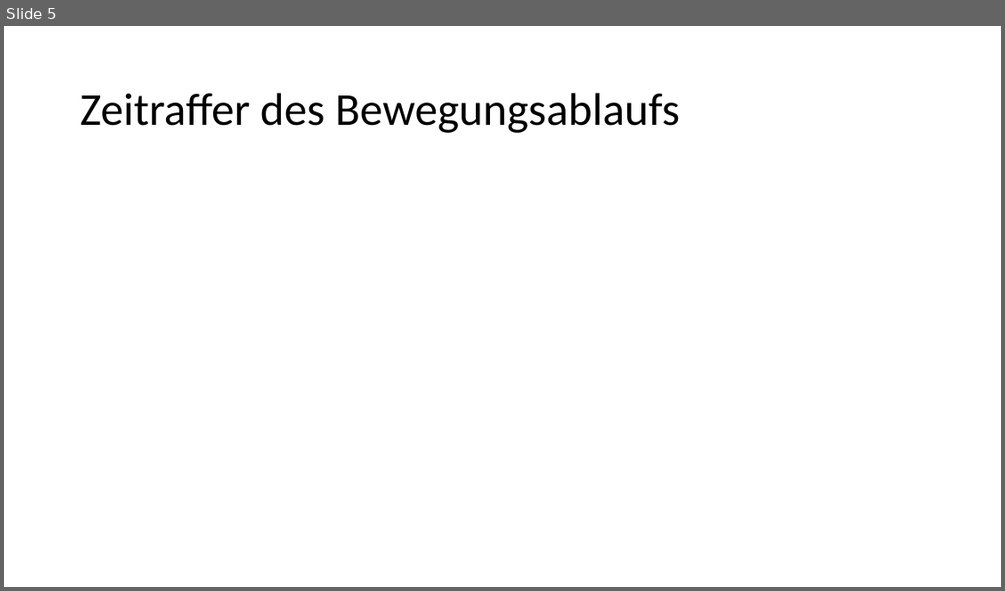
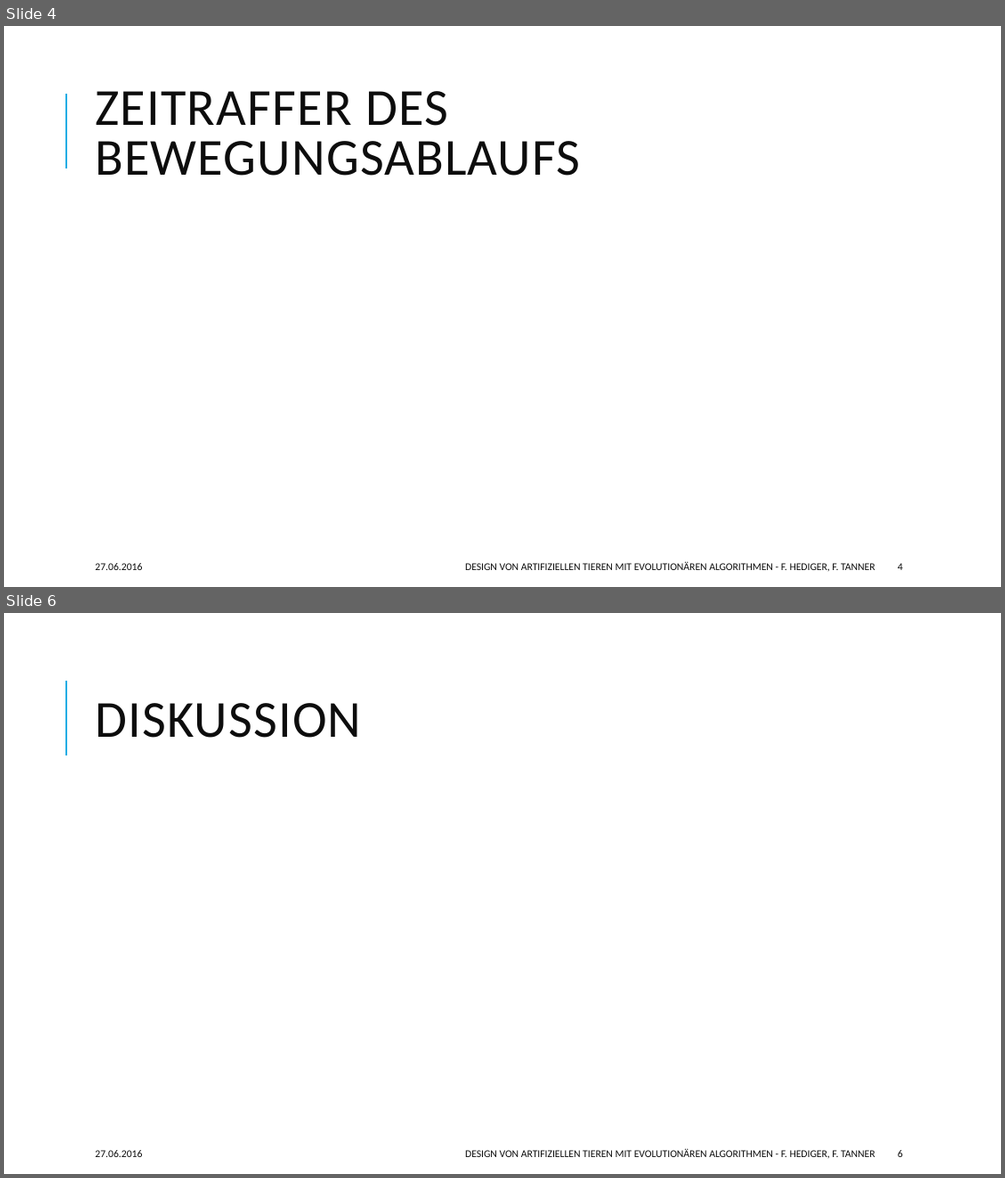
Before and after one commit to hedigerf/evolut, a slide deck: evolutdoc/presentation.pptx. Shown one above the other, each under a label of ours: slide 5 before the commit, slides 4 and 6 after it; the slides between them are not shown. The pictures are 1005x591 and 1005x1178 pixels, drawn with LibreOffice and Linux fonts; fonts in the diff are those of the drawing. Boxes give left, top, right and bottom in pixels: in the first picture for what was removed or moved away, otherwise in the second. Text is boxed around its words. In the diff, an @@ line names an element or a change of style, - is before the commit and + after.

```diff
--- a/evolutdoc/presentation.pptx
+++ b/evolutdoc/presentation.pptx
@@ slide 6 added at [4,613,1001,1174], background #FFFFFF; not listed: 1 template element that a slide beside it also shows @@
@@ title added at [95,703,361,738], 50 pt, text #0D0D0D @@
+DISKUSSION
@@ text added at [95,1150,142,1157], 10 pt, text #0D0D0D @@
+27.06.2016
@@ text added at [465,1149,874,1158], 10 pt, text #0D0D0D @@
+DESIGN VON ARTIFIZIELLEN TIEREN MIT EVOLUTIONÄREN ALGORITHMEN - F. HEDIGER, F. TANNER
@@ page number added at [898,1150,903,1157], 10 pt, text #0D0D0D @@
+6
@@ what was slide 5 is now slide 4 @@
@@ slide 4 changed as well @@
@@ line added from (66, 168) to (66, 94), #1CADE4 1.5 pt @@
@@ title at [95,91,580,176]: text changed; size 44 to 50 pt; text colour #000000 to #0D0D0D @@
-Zeitraffer des Bewegungsablaufs
+ZEITRAFFER DES BEWEGUNGSABLAUFS
@@ text added at [95,563,142,570], 10 pt, text #0D0D0D @@
+27.06.2016
@@ text added at [465,562,874,571], 10 pt, text #0D0D0D @@
+DESIGN VON ARTIFIZIELLEN TIEREN MIT EVOLUTIONÄREN ALGORITHMEN - F. HEDIGER, F. TANNER
@@ page number added at [898,563,903,570], 10 pt, text #0D0D0D @@
+4
```
Also in this commit, not shown: 4 other slides changed, 1 other slide added, 2 slides removed.
